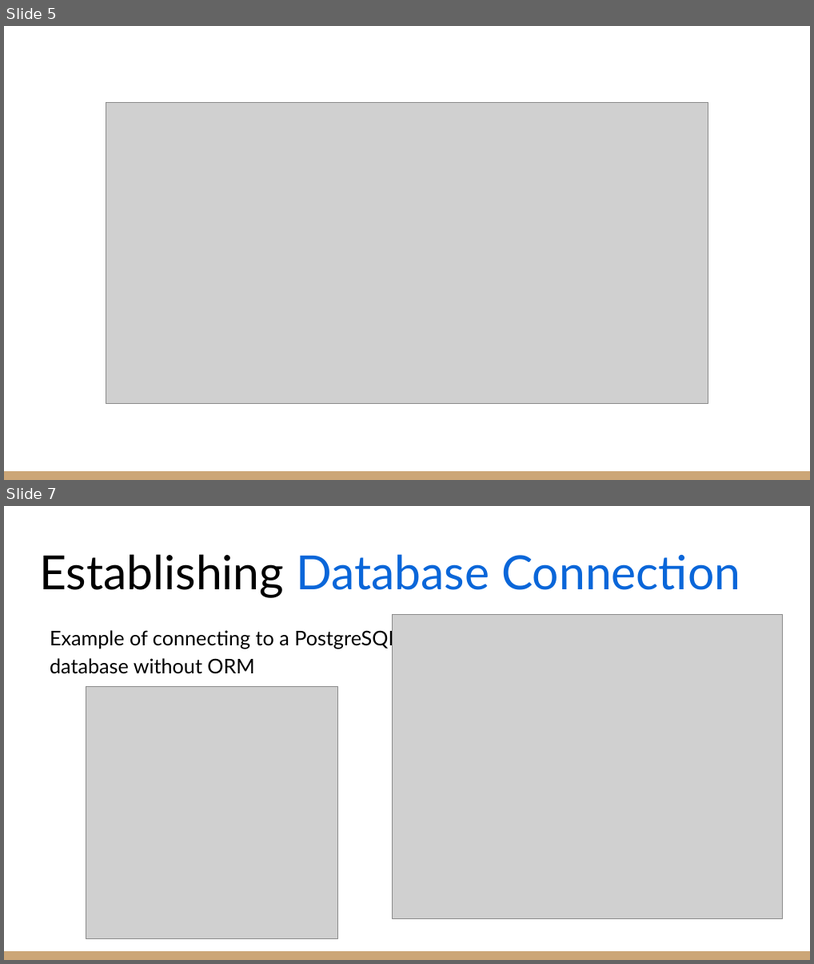
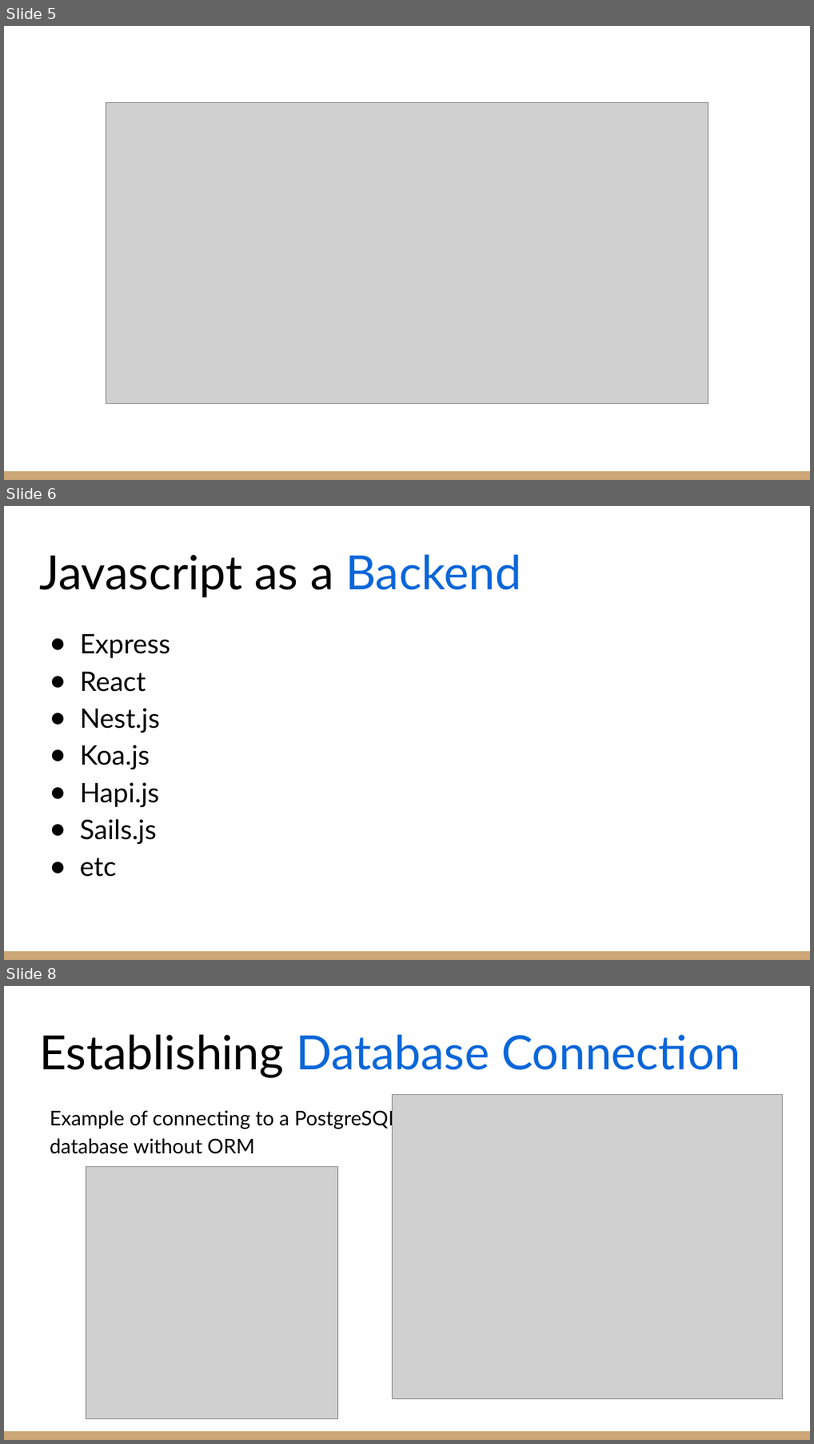
Before and after one commit to ADENH/pweb-node-js, a slide deck: Materi 1 - Database Connectivity/Node Js - Database Connectivity.pptx. Shown one above the other, each under a label of ours: slides 5 and 7 before the commit, slides 5, 6 and 8 after it; the slides between them are not shown. The pictures are 814x964 and 814x1444 pixels, drawn with LibreOffice and Linux fonts; fonts in the diff are those of the drawing; grey boxes stand for pictures. Boxes give left, top, right and bottom in pixels: in the first picture for what was removed or moved away, otherwise in the second. Text is boxed around its words. In the diff, an @@ line names an element or a change of style, - is before the commit and + after.

```diff
--- a/Materi 1 - Database Connectivity/Node Js - Database Connectivity.pptx
+++ b/Materi 1 - Database Connectivity/Node Js - Database Connectivity.pptx
@@ slide 6 added at <box>4,506,810,960</box>, background #FFFFFF; not listed: 1 template element that a slide beside it also shows @@
@@ title added at <box>39,554,522,597</box>, 42 pt, text #000000 @@
+Javascript as a Backend
@@ text added at <box>80,634,170,876</box>, 24 pt, text #000000 @@
+● Express
+● React
+● Nest.js
+● Koa.js
+● Hapi.js
+● Sails.js
+● etc
@@ what was slide 7 is now slide 8 @@
```
Also in this commit, not shown: 2 slides changed, 8 other slides added, 13 other files.
